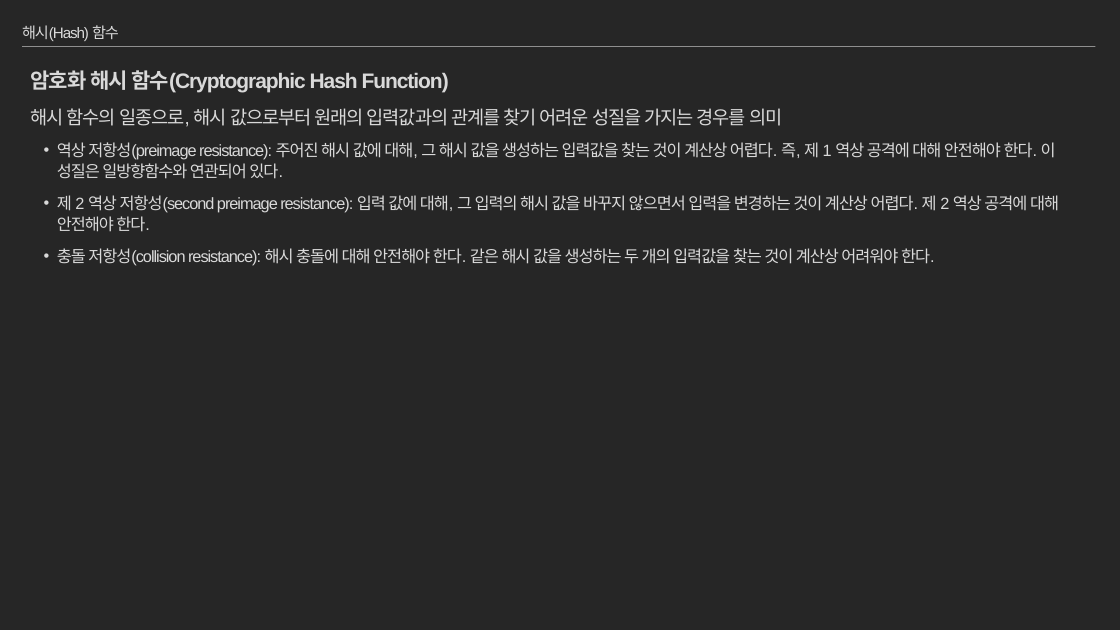
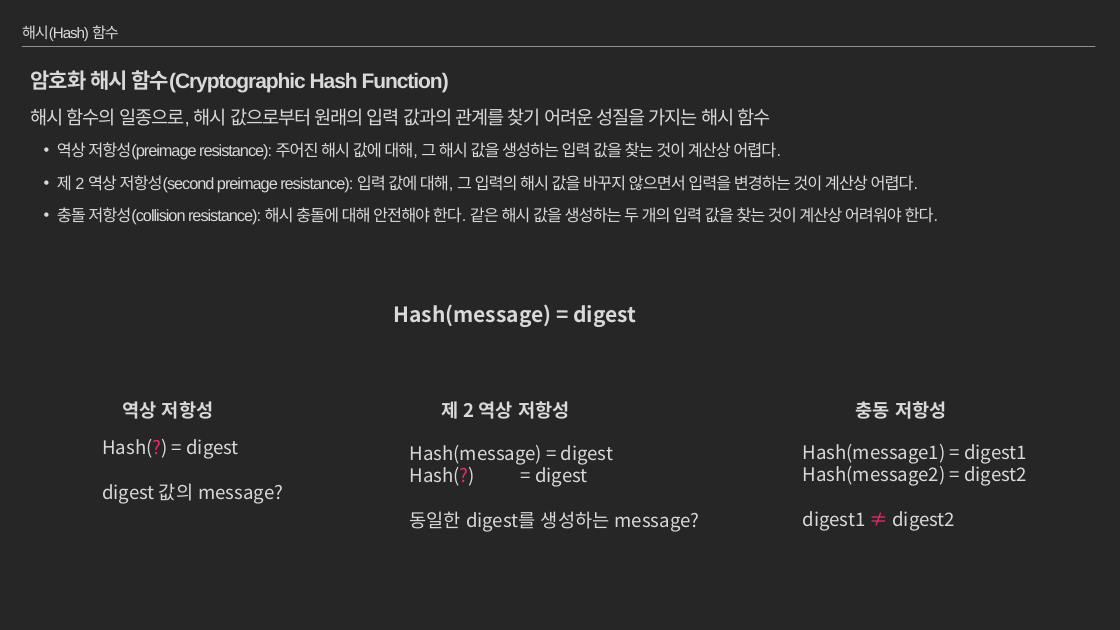
Before and after one commit to moss0801/blockchain-doc, a slide deck: slide 16 of General/Blockchain Part1.pptx. Drawn at 1120x630 pixels with LibreOffice and Linux fonts; fonts in the diff are those of the drawing. Boxes give left, top, right and bottom in pixels: in the first picture for what was removed or moved away, otherwise in the second. Text is boxed around its words. In the diff, an @@ line names an element or a change of style, - is before the commit and + after.

Commit message:
hash, symmentic-key, public-key,(tx,block,blockchain)

```diff
--- a/General/Blockchain Part1.pptx
+++ b/General/Blockchain Part1.pptx
@@ text at <box>31,108,939,225</box>: text changed @@
-해시 함수의 일종으로, 해시 값으로부터 원래의 입력값과의 관계를 찾기 어려운 성질을 가지는 경우를 의미
-• 역상 저항성(preimage resistance): 주어진 해시 값에 대해, 그 해시 값을 생성하는 입력값을 찾는 것이 계산상 어렵다. 즉, 제 1 역상 공격에 대해 안전해야 한다. 이 성질은 일방향함수와 연관되어 있다.
-• 제 2 역상 저항성(second preimage resistance): 입력 값에 대해, 그 입력의 해시 값을 바꾸지 않으면서 입력을 변경하는 것이 계산상 어렵다. 제 2 역상 공격에 대해 안전해야 한다.
-• 충돌 저항성(collision resistance): 해시 충돌에 대해 안전해야 한다. 같은 해시 값을 생성하는 두 개의 입력값을 찾는 것이 계산상 어려워야 한다.
+해시 함수의 일종으로, 해시 값으로부터 원래의 입력 값과의 관계를 찾기 어려운 성질을 가지는 해시 함수
+• 역상 저항성(preimage resistance): 주어진 해시 값에 대해, 그 해시 값을 생성하는 입력 값을 찾는 것이 계산상 어렵다.
+• 제 2 역상 저항성(second preimage resistance): 입력 값에 대해, 그 입력의 해시 값을 바꾸지 않으면서 입력을 변경하는 것이 계산상 어렵다.
+• 충돌 저항성(collision resistance): 해시 충돌에 대해 안전해야 한다. 같은 해시 값을 생성하는 두 개의 입력 값을 찾는 것이 계산상 어려워야 한다.
@@ text added at <box>393,304,636,327</box>, 18 pt, text #D9D9D9, bold @@
+Hash(message) = digest
@@ text added at <box>123,401,213,419</box>, 16 pt, text #D9D9D9, bold @@
+역상 저항성
@@ text added at <box>441,401,569,419</box>, 16 pt, text #D9D9D9, bold @@
+제 2 역상 저항성
@@ text added at <box>856,401,946,419</box>, 16 pt, text #D9D9D9, bold @@
+충동 저항성
@@ text added at <box>102,439,283,504</box>, 16 pt, text #D9D9D9 @@
+Hash(?) = digest
+digest 값의 message?
@@ text added at <box>410,445,700,532</box>, 16 pt, text #D9D9D9 @@
+Hash(message) = digest
+Hash(?) = digest
+동일한 digest를 생성하는 message?
@@ text added at <box>803,444,1027,531</box>, 16 pt, text #D9D9D9 @@
+Hash(message1) = digest1
+Hash(message2) = digest2
+digest1 ≠ digest2
```
Also in this commit, not shown: 16 other slides changed, 3 slides added.
